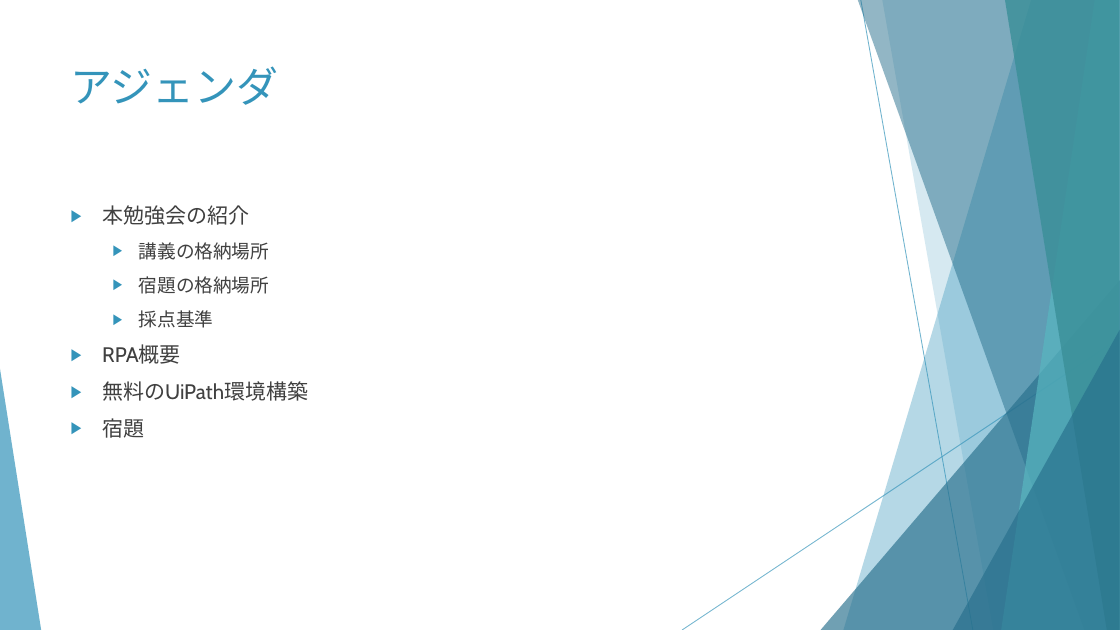
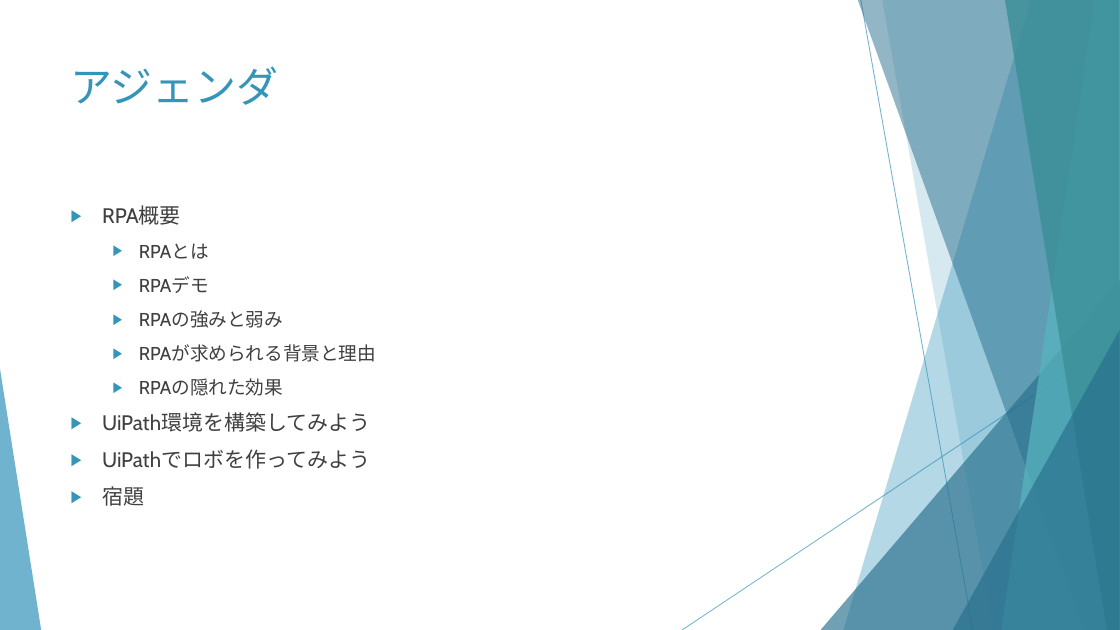
Before and after one commit to huangweijing/rpastudy, a slide deck: slide 2 of 020_RPA技術実施/20210218_RPA概要とUiPath環境構築/20210218_RPA概要とUiPath環境構築.pptx. Drawn at 1120x630 pixels with LibreOffice and Linux fonts; fonts in the diff are those of the drawing. Boxes give left, top, right and bottom in pixels: in the first picture for what was removed or moved away, otherwise in the second. Text is boxed around its words. In the diff, an @@ line names an element or a change of style, - is before the commit and + after.

```diff
--- a/020_RPA技術実施/20210218_RPA概要とUiPath環境構築/20210218_RPA概要とUiPath環境構築.pptx
+++ b/020_RPA技術実施/20210218_RPA概要とUiPath環境構築/20210218_RPA概要とUiPath環境構築.pptx
@@ text at (x1=102, y1=205, x2=269, y2=328): paragraphs removed @@
-▶ 本勉強会の紹介
-  ▶ 講義の格納場所
-  ▶ 宿題の格納場所
-  ▶ 採点基準
@@ text at (x1=102, y1=243, x2=376, y2=469): text changed; size 18 to 16 pt @@
-▶ 無料のUiPath環境構築
+  ▶ RPAとは
+  ▶ RPAデモ
+  ▶ RPAの強みと弱み
+  ▶ RPAが求められる背景と理由
+  ▶ RPAの隠れた効果
+▶ UiPath環境を構築してみよう
+▶ UiPathでロボを作ってみよう
```
Also in this commit, not shown: 6 slides added, 1 slide removed, 2 other files.
